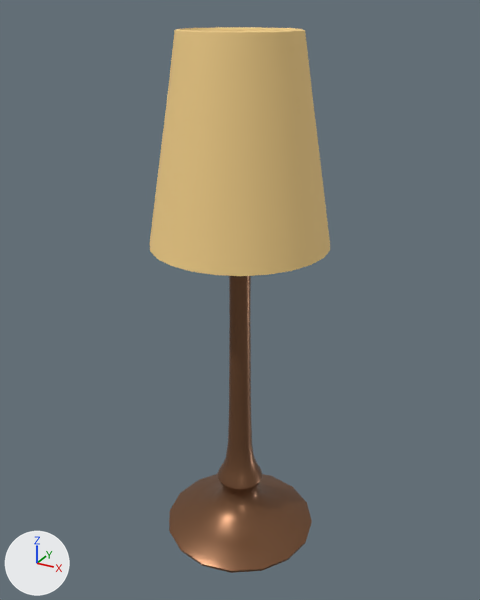
The Blender file assetsSource/lba2/layouts/CI/029_tall_lamp.blend: old version first, new version second.
Camera for both pictures: a camera (50 mm lens) standing at (1.24, -2.255, 2.302) and looking at (-0.011, 0.021, 1.164). The lights are fixed; the arrows at lower left show +X, +Y and +Z.

Names of what the first picture shows: 'foot', 'headLow'.
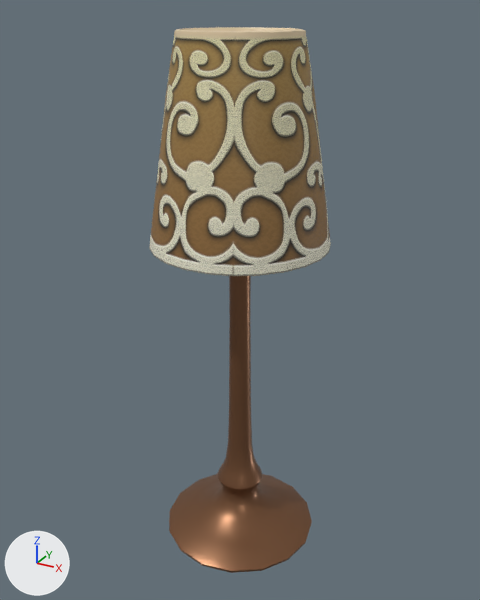
The change, as a diff of the scene's bpy script:
```diff
--- a/assetsSource/lba2/layouts/CI/029_tall_lamp.blend.py
+++ b/assetsSource/lba2/layouts/CI/029_tall_lamp.blend.py
@@ img_lamp_png_001 @@
+img_lamp_png_001 = load_image('Lamp.png.001', 'Textures/Lamp.png', 512, 1024, 'sRGB')
@@ mat_lamptexture_001 @@
+mat_lamptexture_001 = principled_material('LampTexture.001')
+mat_lamptexture_001.texture = img_lamp_png_001
@@ me_plane_003 @@
 me_plane_003.from_pydata(...)  # 340 vertices, 312 faces; spans x 0.0..0.367, y -0.367..0.0, z -0.575..0.235
 # used by ob_headlow; parent = ob_foot; location = (0.0, 0.0, 1.998)
-me_plane_003.materials.append(mat_material_001)  # beige #f7d38b
+# me_plane_003 part 1: texture (UV) coordinates of 304 of 312 faces, centred in x 0.002..0.356, y -0.356..-0.002, z -0.572..0.233, changed; they spanned u 0.0..0.0, v 0.0..0.0 and now span u 0.0..1.0, v 0.0..1.0
+me_plane_003.materials.append(mat_lamptexture_001)  # picture img_lamp_png_001
@@ ob_headlow @@
 ob_headlow.location = (0.0, 0.0, 1.998)
+ob_headlow.rotation_euler = (0.0, 0.0, -1.134)  # degrees (0, 0, -65)
 _m = ob_headlow.modifiers.new('Mirror', 'MIRROR')
```

Pixel boxes (x1, y1, x2, y2) of what changed, in the pictures (480 x 600 px):
'headLow', surface changed, recoloured, turned: before (149, 27, 330, 276); after (149, 27, 331, 276)
